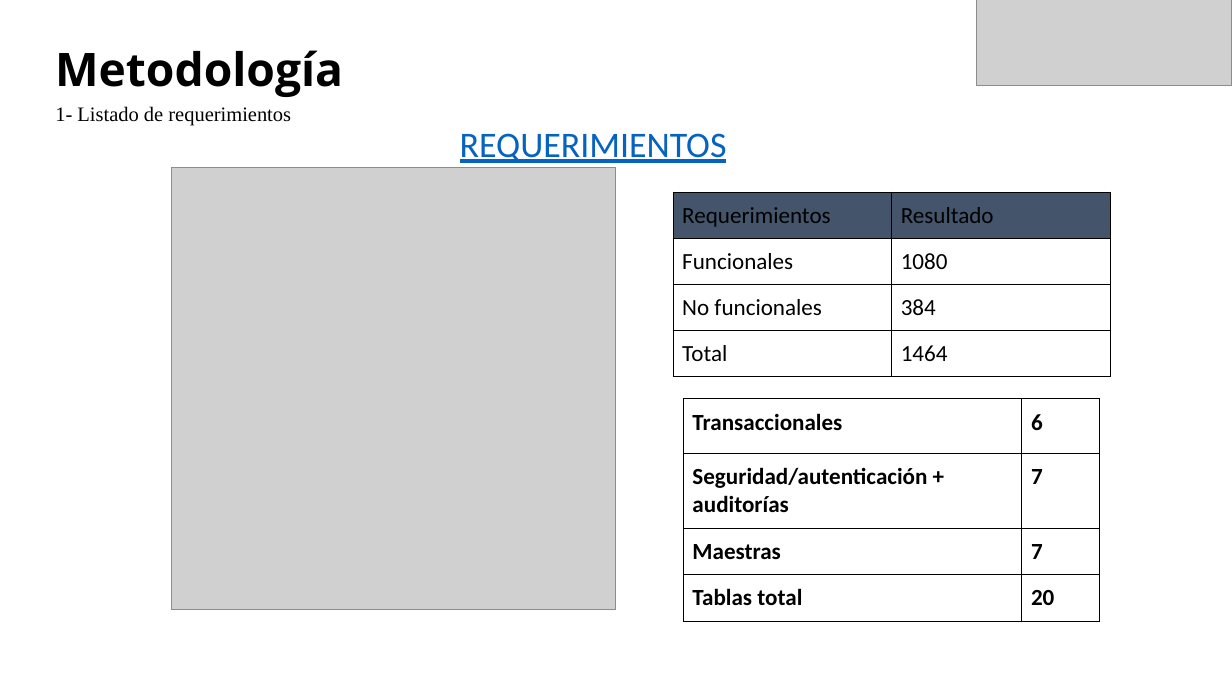
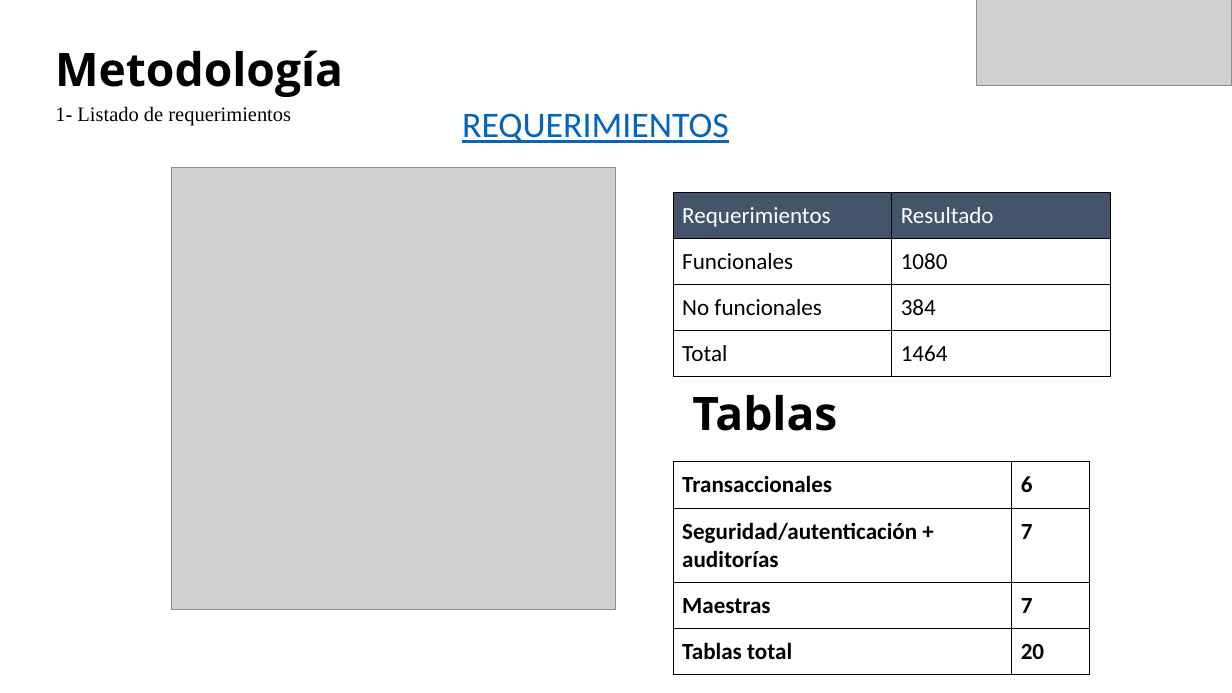
Before and after one commit to SebastianPacheco05/Reservify, a slide deck: slide 10 of docs/docs/files/GC-F-004FormatoPlantillaPresentacionPowerPointV09 (2).pptx (slide 11 before the commit). Drawn at 1232x693 pixels with LibreOffice and Linux fonts; fonts in the diff are those of the drawing; grey boxes stand for pictures. Boxes give left, top, right and bottom in pixels: in the first picture for what was removed or moved away, otherwise in the second. Text is boxed around its words. In the diff, an @@ line names an element or a change of style, - is before the commit and + after.

```diff
--- a/docs/docs/files/GC-F-004FormatoPlantillaPresentacionPowerPointV09 (2).pptx
+++ b/docs/docs/files/GC-F-004FormatoPlantillaPresentacionPowerPointV09 (2).pptx
@@ text "REQUERIMIENTOS": place and size @@
-text "REQUERIMIENTOS" at bbox=[460, 133, 727, 163]
+text "REQUERIMIENTOS" at bbox=[462, 113, 729, 143]
@@ table at bbox=[673, 192, 1111, 377] @@
@@ text colour #000000 to #FFFFFF in "Requerimientos", "Resultado" @@
@@ text added at bbox=[692, 395, 837, 431], 36 pt, text #000000, bold @@
+Tablas
@@ table: place and size @@
-table at bbox=[683, 399, 1100, 622]
+table at bbox=[673, 461, 1090, 675]
```
Also in this commit, not shown: 3 other slides changed, 3 slides removed, 1 other file.
